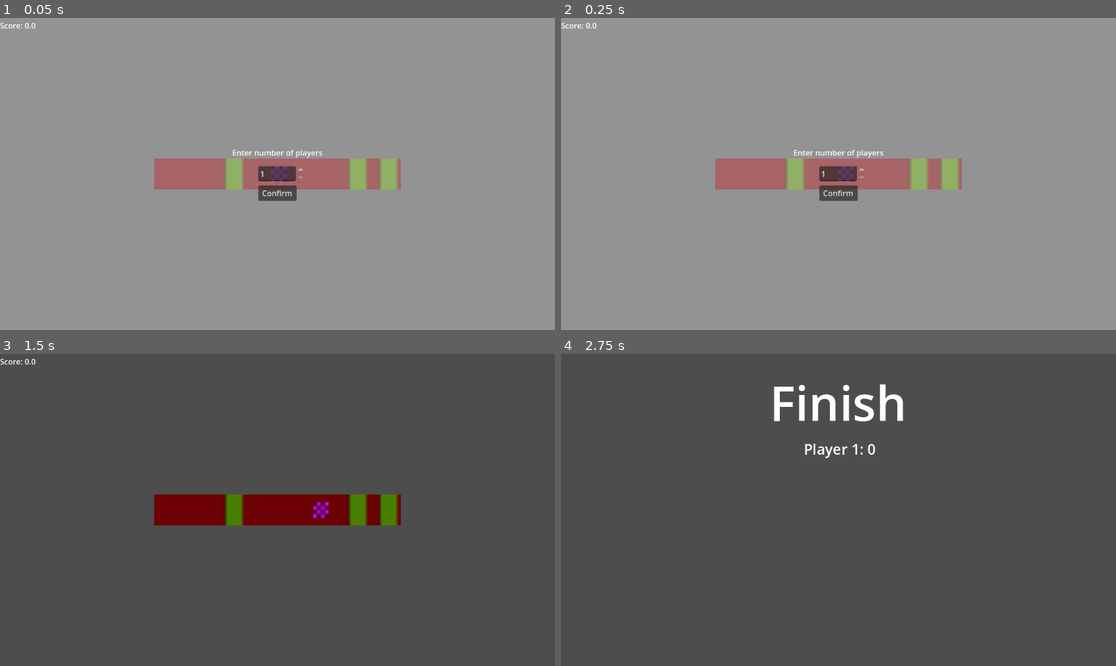
Above: before the commit, frames 1-4 (two rows, left to right).
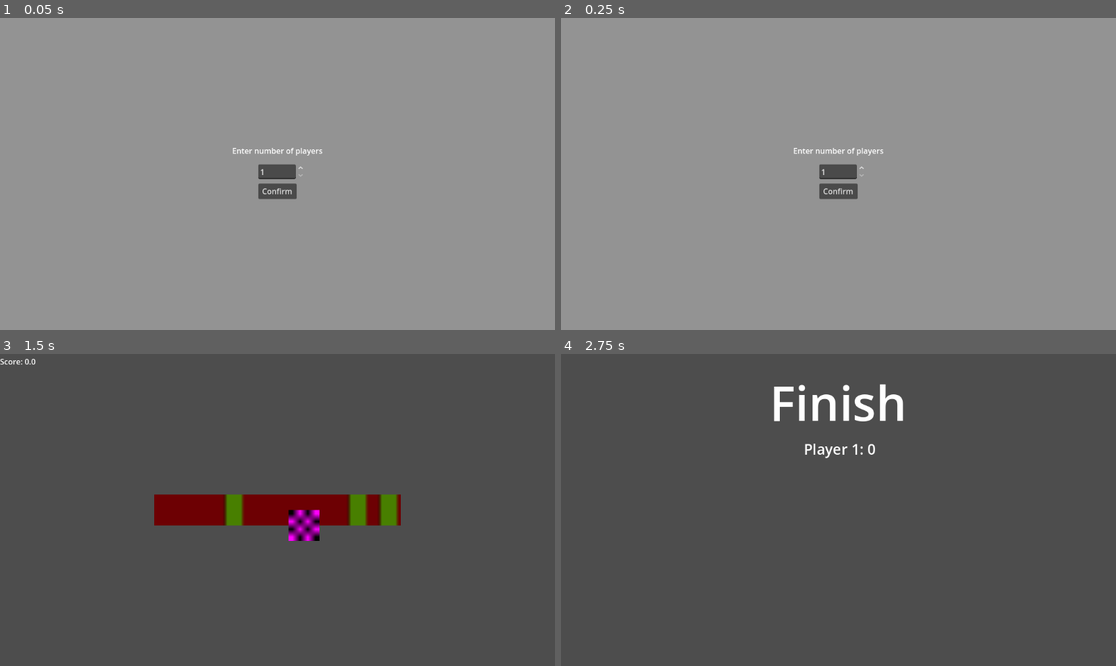
Above: after the commit, the same moments.

Repository: V3AI-Seven/English-Game
Game: Godot game, scene res://mainMenu.tscn
Two runs of this game, one before a commit and one after it. Both use one fixed random seed, a clock stepped at 60 frames per second and the inputs below. Before the commit the project starts from res://game.tscn.
Inputs:
- Up to frame 1 (0.05 s): no input
- Up to frame 2 (0.25 s): no input
- Up to frame 3 (1.5 s): click "Confirm" at 0.5 s
- Up to frame 4 (2.75 s): tap Space at 1.52, 2.27 s; tap Enter at 2 s

The runs differ from the first frame. In frame 1, 4.5% of the frame differs, in the area x 0-73%, y 1-59%; in frame 2, 4.5%; in frame 3, 0.7%; in frame 4, nothing differs.

Commit message:
player selection now on new screen

Diff:
--- a/game.tscn
+++ b/game.tscn
@@ -1,10 +1,9 @@
-[gd_scene load_steps=16 format=3 uid="uid://dw266gma3mjjn"]
+[gd_scene load_steps=15 format=3 uid="uid://dw266gma3mjjn"]
 
 [ext_resource type="Script" uid="uid://b73n6emuhbmum" path="res://pickPocketBar.gd" id="1_fc0e3"]
 [ext_resource type="Script" uid="uid://dgt6rksplnmkn" path="res://pickPocketSelector.gd" id="2_7jktm"]
 [ext_resource type="Script" uid="uid://uwys6k3vgx3s" path="res://speedTracker.gd" id="3_ryrav"]
 [ext_resource type="Script" uid="uid://bsrseo8uvrw7r" path="res://failScreen.gd" id="4_eow3j"]
-[ext_resource type="Script" uid="uid://by5cp1jhx5eqw" path="res://playerSelect.gd" id="5_7jktm"]
 
 [sub_resource type="QuadMesh" id="QuadMesh_q7vxk"]
 
@@ -58,8 +57,8 @@
 script = ExtResource("2_7jktm")
 
 [node name="selector" type="MeshInstance2D" parent="selector"]
-position = Vector2(2.98023e-08, 2.98023e-08)
-scale = Vector2(32, 32)
+position = Vector2(0, 32)
+scale = Vector2(64, 64)
 mesh = SubResource("QuadMesh_eclor")
 texture = SubResource("ImageTexture_06t4h")
 
@@ -74,6 +73,7 @@
 script = ExtResource("3_ryrav")
 
 [node name="failScreen" type="Control" parent="."]
+visible = false
 layout_mode = 3
 anchors_preset = 0
 offset_left = -576.0
@@ -113,48 +113,6 @@
 Press space for next player"
 horizontal_alignment = 1
 
-[node name="playerSelect" type="Control" parent="."]
-layout_mode = 3
-anchors_preset = 0
-offset_right = 40.0
-offset_bottom = 40.0
-script = ExtResource("5_7jktm")
-
-[node name="glossThing" type="TextureRect" parent="playerSelect"]
-layout_mode = 0
-offset_left = -592.0
-offset_top = -327.0
-offset_right = 592.0
-offset_bottom = 329.0
-texture = SubResource("GradientTexture1D_jix8l")
-
-[node name="playerCount" type="SpinBox" parent="playerSelect"]
-layout_mode = 0
-offset_left = -40.0
-offset_top = -16.0
-offset_right = 56.0
-offset_bottom = 15.0
-min_value = 1.0
-value = 1.0
-custom_arrow_step = 1.0
-
-[node name="Label" type="Label" parent="playerSelect"]
-layout_mode = 0
-offset_left = -96.0
-offset_top = -56.0
-offset_right = 96.0
-offset_bottom = -32.0
-text = "Enter number of players"
-horizontal_alignment = 1
-
-[node name="playerConfirmButton" type="Button" parent="playerSelect"]
-layout_mode = 0
-offset_left = -40.0
-offset_top = 24.0
-offset_right = 40.0
-offset_bottom = 56.0
-text = "Confirm"
-
 [connection signal="successPositionSig" from="pickPocketBar" to="selector" method="successPositionRecieved"]
 [connection signal="failSig" from="selector" to="failScreen" method="playerFail"]
 [connection signal="resetSig" from="selector" to="pickPocketBar" method="failReset"]
@@ -162,5 +120,3 @@
 [connection signal="resetSig" from="selector" to="failScreen" method="playerReset"]
 [connection signal="speedChange" from="selector" to="speedTracker" method="speedChange"]
 [connection signal="successSig" from="selector" to="pickPocketBar" method="successReset"]
-[connection signal="playerCount" from="playerSelect" to="selector" method="recievePlayerCount"]
-[connection signal="pressed" from="playerSelect/playerConfirmButton" to="playerSelect" method="playerCountConfirmed"]
--- /dev/null
+++ b/mainMenu.tscn
@@ -0,0 +1,63 @@
+[gd_scene load_steps=4 format=3 uid="uid://cpibi7hn4bxfb"]
+
+[ext_resource type="Script" uid="uid://by5cp1jhx5eqw" path="res://playerSelect.gd" id="1_wut1r"]
+
+[sub_resource type="Gradient" id="Gradient_fu7sn"]
+colors = PackedColorArray(1, 1, 1, 0.392157, 1, 1, 1, 0.392157)
+
+[sub_resource type="GradientTexture1D" id="GradientTexture1D_83s16"]
+gradient = SubResource("Gradient_fu7sn")
+
+[node name="Control" type="Control"]
+layout_mode = 3
+anchors_preset = 15
+anchor_right = 1.0
+anchor_bottom = 1.0
+grow_horizontal = 2
+grow_vertical = 2
+
+[node name="playerSelect" type="Control" parent="."]
+layout_mode = 3
+anchors_preset = 0
+offset_left = 576.0
+offset_top = 320.0
+offset_right = 616.0
+offset_bottom = 360.0
+script = ExtResource("1_wut1r")
+
+[node name="glossThing" type="TextureRect" parent="playerSelect"]
+layout_mode = 0
+offset_left = -592.0
+offset_top = -327.0
+offset_right = 592.0
+offset_bottom = 329.0
+texture = SubResource("GradientTexture1D_83s16")
+
+[node name="playerCount" type="SpinBox" parent="playerSelect"]
+layout_mode = 0
+offset_left = -40.0
+offset_top = -16.0
+offset_right = 56.0
+offset_bottom = 15.0
+min_value = 1.0
+value = 1.0
+custom_arrow_step = 1.0
+
+[node name="Label" type="Label" parent="playerSelect"]
+layout_mode = 0
+offset_left = -96.0
+offset_top = -56.0
+offset_right = 96.0
+offset_bottom = -32.0
+text = "Enter number of players"
+horizontal_alignment = 1
+
+[node name="playerConfirmButton" type="Button" parent="playerSelect"]
+layout_mode = 0
+offset_left = -40.0
+offset_top = 24.0
+offset_right = 40.0
+offset_bottom = 56.0
+text = "Confirm"
+
+[connection signal="pressed" from="playerSelect/playerConfirmButton" to="playerSelect" method="playerCountConfirmed"]
--- a/pickPocketSelector.gd
+++ b/pickPocketSelector.gd
@@ -19,6 +19,7 @@
 # Called when the node enters the scene tree for the first time.
 func _ready() -> void:
 	Score.scores.append(0)
+	players = Players.playerCount
 
 # Called every frame. 'delta' is the elapsed time since the previous frame.
 func _process(_delta: float) -> void:
@@ -80,9 +81,6 @@
 	successPos.append(successPosition)
 
 
-func recievePlayerCount(playerCount: int) -> void:
-	players = playerCount
-
 
 func reset() -> void:
 	Score.scores.append(0)
--- a/playerSelect.gd
+++ b/playerSelect.gd
@@ -1,13 +1,12 @@
 extends Control
 
 var players = 0
-signal playerCount(players:int)
 
 func _ready() -> void:
 	pass
 
 
 func playerCountConfirmed() -> void:
-	visible = false
 	players = $playerCount.value
-	playerCount.emit(players)
+	Players.playerCount = players
+	get_tree().change_scene_to_file("res://game.tscn")
--- a/players.gd
+++ b/players.gd
@@ -1 +1,2 @@
 extends Node
+var playerCount = 1
--- a/project.godot
+++ b/project.godot
@@ -11,7 +11,7 @@
 [application]
 
 config/name="English Game"
-run/main_scene="res://game.tscn"
+run/main_scene="uid://cpibi7hn4bxfb"
 config/features=PackedStringArray("4.4", "Forward Plus")
 config/icon="res://icon.svg"
 
Not shown: 1 places in game.tscn that only renumber resources
Binary file added: pngimg.com - triangle_PNG1.png
Not shown, added: pngimg.com - triangle_PNG1.png.import
Binary file added: triangle.png
Not shown, added: triangle.png.import
Not shown, added: LICENSE
